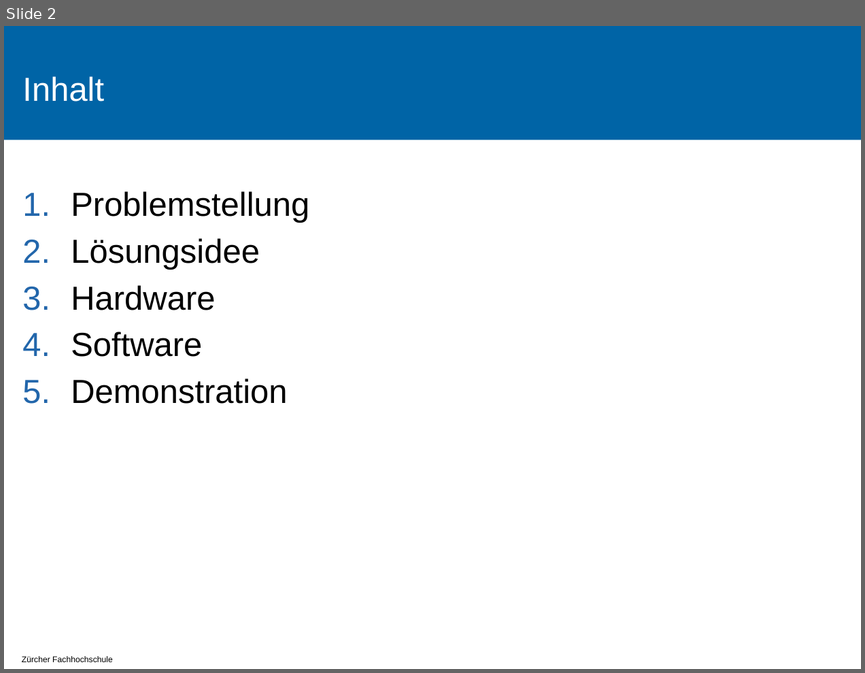
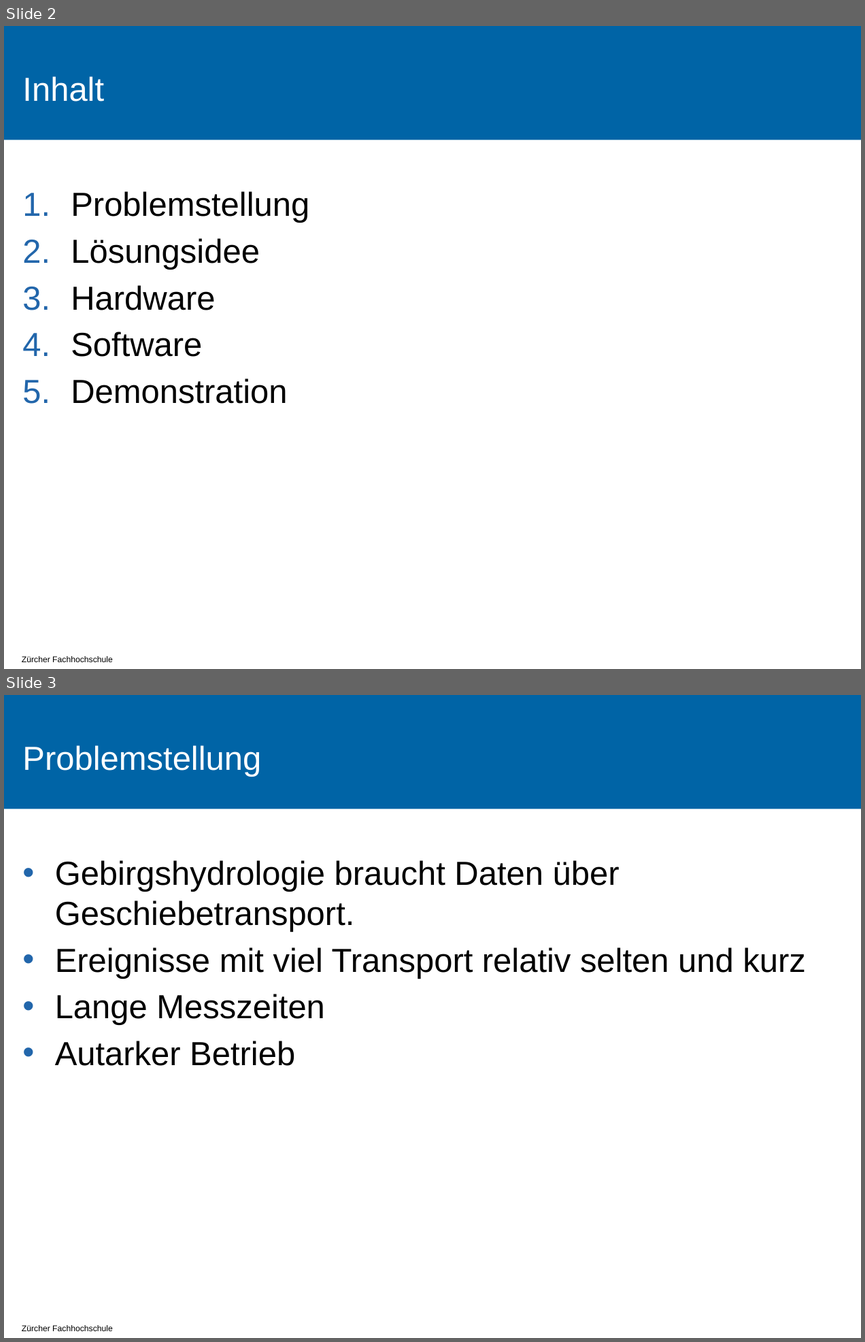
Before and after one commit to tokeller/WeKeBA, a slide deck: 9001_Praesentation/Praesentation.pptx. Shown one above the other, each under a label of ours: slide 2 before the commit, slides 2 and 3 after it. The pictures are 865x673 and 865x1342 pixels, drawn with LibreOffice and Linux fonts; fonts in the diff are those of the drawing; background and template pictures are left out. Boxes give left, top, right and bottom in pixels: in the first picture for what was removed or moved away, otherwise in the second. Text is boxed around its words. In the diff, an @@ line names an element or a change of style, - is before the commit and + after.

```diff
--- a/9001_Praesentation/Praesentation.pptx
+++ b/9001_Praesentation/Praesentation.pptx
@@ slide 3 added at box(4, 695, 861, 1338), background #FFFFFF; not listed: 2 template elements that a slide beside it also shows @@
@@ title added at box(22, 745, 261, 777), 28 pt, text #FFFFFF @@
+Problemstellung
@@ text added at box(55, 860, 806, 1066), 28 pt, text #000000 @@
+• Gebirgshydrologie braucht Daten über Geschiebetransport.
+• Ereignisse mit viel Transport relativ selten und kurz
+• Lange Messzeiten
+• Autarker Betrieb
```
Also in this commit, not shown: 2 slides changed, 12 other slides added, 2 slides removed, 3 other files.
